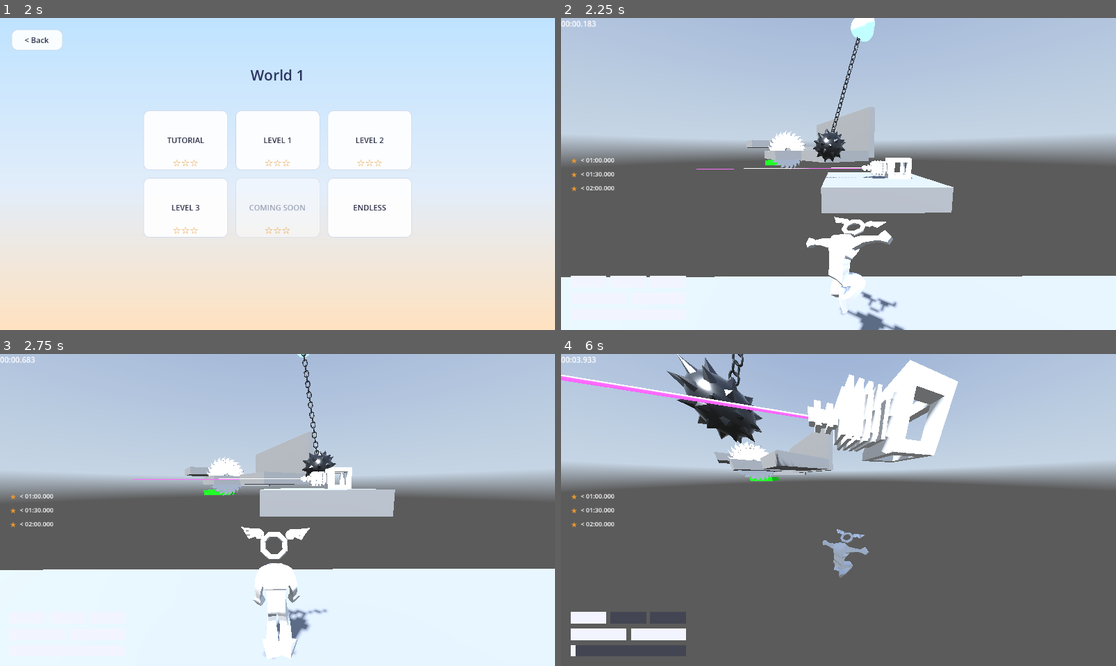
Above: before the commit, frames 1-4 (two rows, left to right).
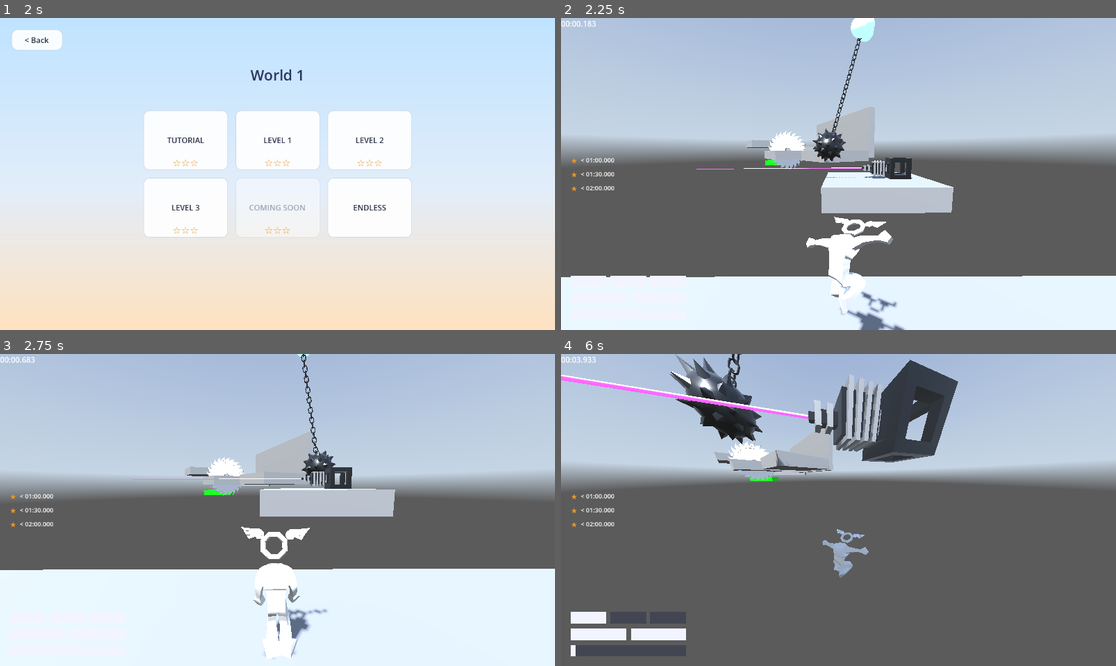
Above: after the commit, the same moments.

Repository: jpvds1/DDJD
Game: Godot game, scene res://scenes/game_controller.tscn
Same seed, same stepped clock (60 frames per second), same inputs: the game is played once before the commit and once after it. A sky picture missing from this copy of the repository is replaced by a grey-blue gradient. Sound files missing from this copy of the repository are replaced by a short silence.
Inputs (mouse positions are in pixels of both pictures, inside the frame that each line leads up to):
- Up to frame 1 (2 s): click "Continue as Guest" at 0.5 s; click "Play" at 1.25 s
- Up to frame 2 (2.25 s): click "LEVEL 1" at 2 s
- Up to frame 3 (2.75 s): no input
- Up to frame 4 (6 s): tap Enter at 2.75 s; move the mouse to (866, 510) at 2.77 s; hold W (move_forwards) from 2.78 s (still down); tap Q (dash) at 2.85, 4.35, 5.85 s; tap Space (jump) at 3.02, 3.77, 5.27 s; move the mouse to (810, 510) at 3.52 s; tap Shift (sprint) at 3.6, 5.1 s; move the mouse to (849, 503) at 4.27 s; move the mouse to (832, 516) at 5.02 s; move the mouse to (877, 513) at 5.77 s

Frame 1 is identical in both runs. In frame 2, 0.7% of the frame differs, in the area x 45-64%, y 6-52%; in frame 3, 0.7%; in frame 4, 6.2%, in the area x 19-72%, y 0-37%.

Commit message:
feat(laser): update model (WIP)

Diff:
--- a/platformer-game/scenes/building_materials/laser.tscn
+++ b/platformer-game/scenes/building_materials/laser.tscn
@@ -112,7 +112,7 @@
 [node name="Visuals" parent="." unique_id=1691916436 instance=ExtResource("2_3352m")]
 transform = Transform3D(1, 0, 0, 0, -4.3711385e-08, -0.99999994, 0, 0.99999994, -4.3711385e-08, 0, 0.517, 0.52170277)
 
-[node name="Cylinder_007" parent="Visuals" index="1" unique_id=467476750]
+[node name="Cylinder_007" parent="Visuals" index="1" unique_id=2142892488]
 transform = Transform3D(1, 0, 0, 0, 0.99999994, 0, 0, 0, 0.99999994, 0, 1.8237262, -1.1920929e-07)
 visible = false
 
--- a/platformer-game/scenes/building_materials/wrecking_ball.tscn
+++ b/platformer-game/scenes/building_materials/wrecking_ball.tscn
@@ -60,7 +60,7 @@
 mesh = SubResource("SphereMesh_ndtll")
 
 [node name="Ball" type="Node3D" parent="." unique_id=1186199172]
-transform = Transform3D(0.989938, -0.14150135, 0, 0.14150135, 0.989938, 0, 0, 0, 1, 0, 0, 0)
+transform = Transform3D(0.93985605, 0.34157056, 0, -0.34157056, 0.93985605, 0, 0, 0, 1, 0, 0, 0)
 
 [node name="Killzone" parent="Ball" unique_id=767733067 instance=ExtResource("3_rti8c")]
 
@@ -69,7 +69,7 @@
 shape = SubResource("SphereShape3D_4l0fd")
 
 [node name="Visuals" parent="Ball" unique_id=157412353 instance=ExtResource("3_t610y")]
-transform = Transform3D(0.9948522, 0, 0.057088815, 0, 1, 0, -0.057088815, 0, 0.9948522, 0, -8.465402, 0)
+transform = Transform3D(0.17105334, 0, -0.9816848, 0, 1, 0, 0.9816848, 0, 0.17105334, 0, -8.465402, 0)
 
 [node name="AudioStreamPlayer3D" type="AudioStreamPlayer3D" parent="." unique_id=1900752351]
 stream = ExtResource("5_077tb")
Binary file changed: platformer-game/assets/models/traps/laser.glb
Not shown, changed: platformer-game/assets/models/traps/laser.glb.import
